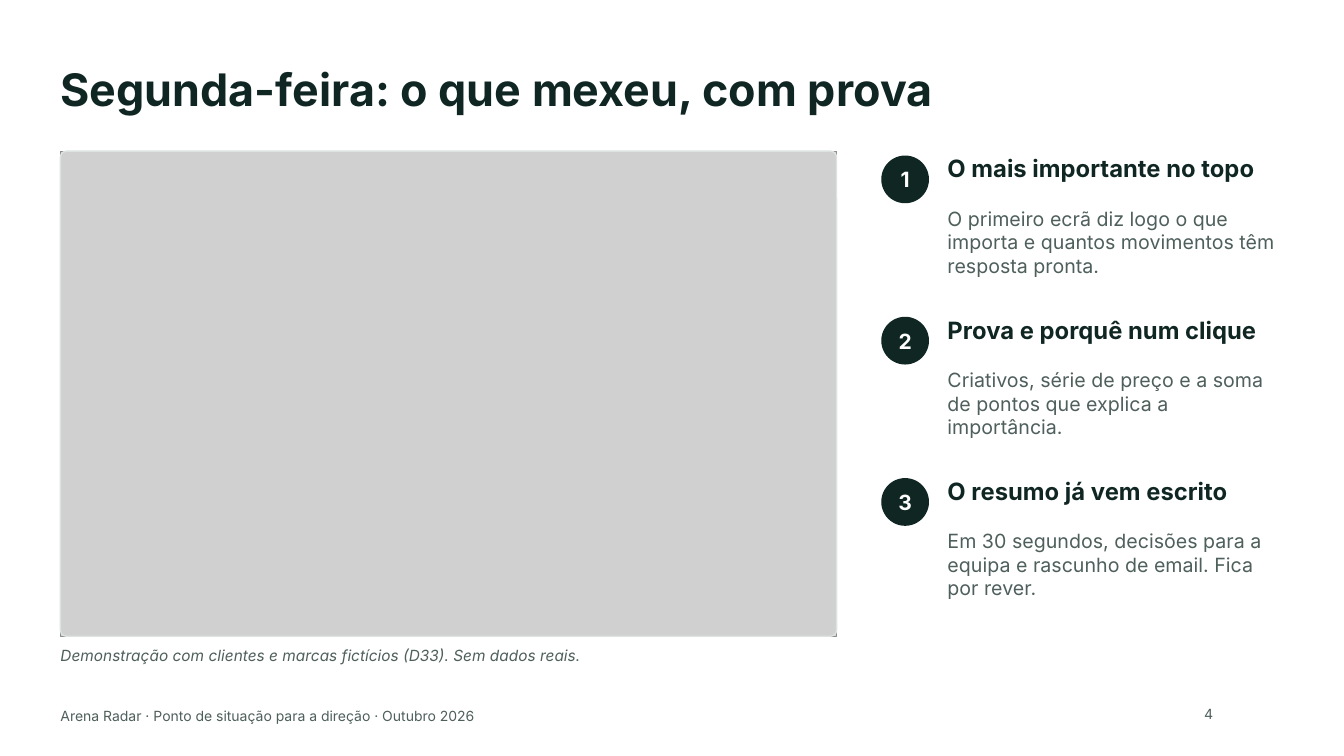
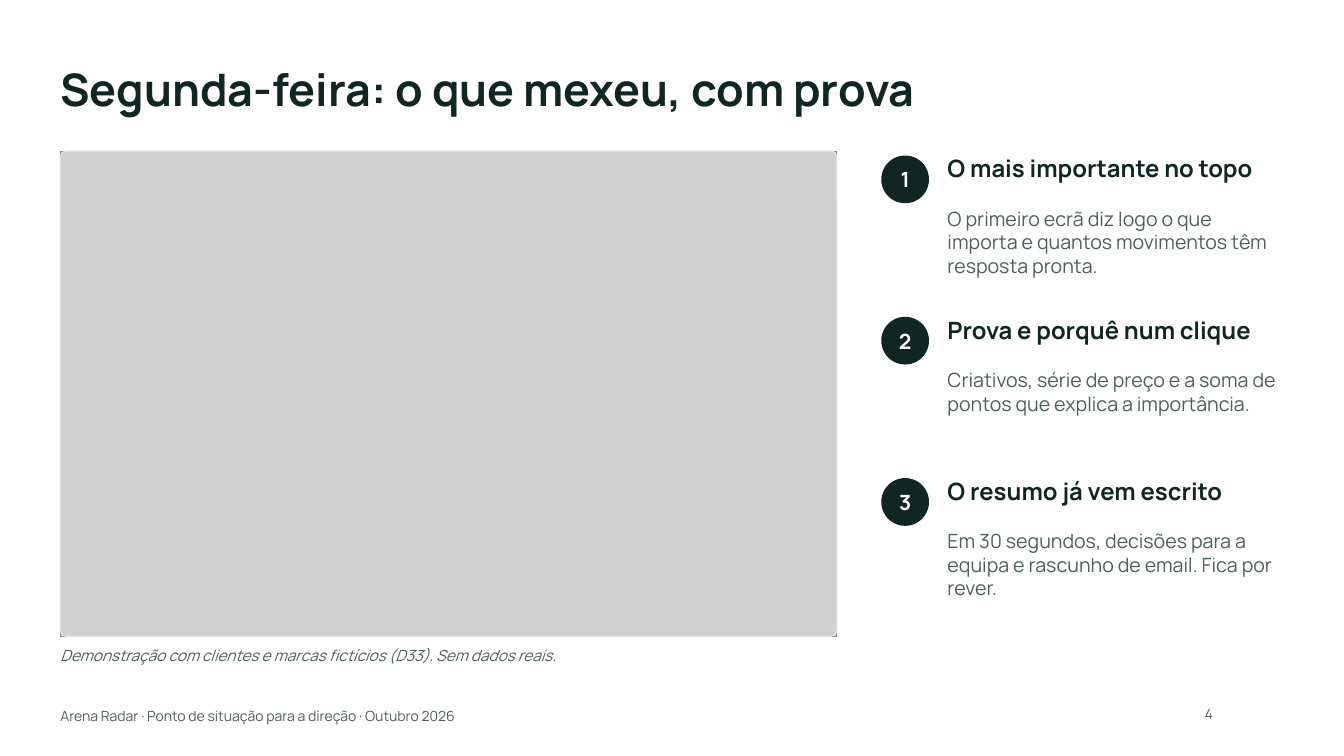
Before and after one commit to dfernandesmkt-maker/arenaradar, a slide deck: slide 4 of deliverables/arena-radar-direcao.pptx. Drawn at 1344x756 pixels with LibreOffice and Linux fonts; fonts in the diff are those of the drawing; grey boxes stand for pictures; background and template pictures are left out. Boxes give left, top, right and bottom in pixels: in the first picture for what was removed or moved away, otherwise in the second. Text is boxed around its words. In the diff, an @@ line names an element or a change of style, - is before the commit and + after.

```diff
--- a/deliverables/arena-radar-direcao.pptx
+++ b/deliverables/arena-radar-direcao.pptx
@@ font Inter to Manrope in 11 elements at bbox=[60, 73, 914, 117], bbox=[60, 648, 556, 665], bbox=[947, 159, 1253, 183], bbox=[947, 211, 1267, 278], bbox=[947, 320, 1251, 345], bbox=[947, 371, 1276, 416], bbox=[899, 495, 911, 511], bbox=[947, 481, 1223, 506], bbox=[947, 533, 1272, 596], bbox=[1205, 709, 1213, 719], bbox=[60, 710, 455, 725] @@
```
Also in this commit, not shown: 8 other slides changed, 6 other files.
